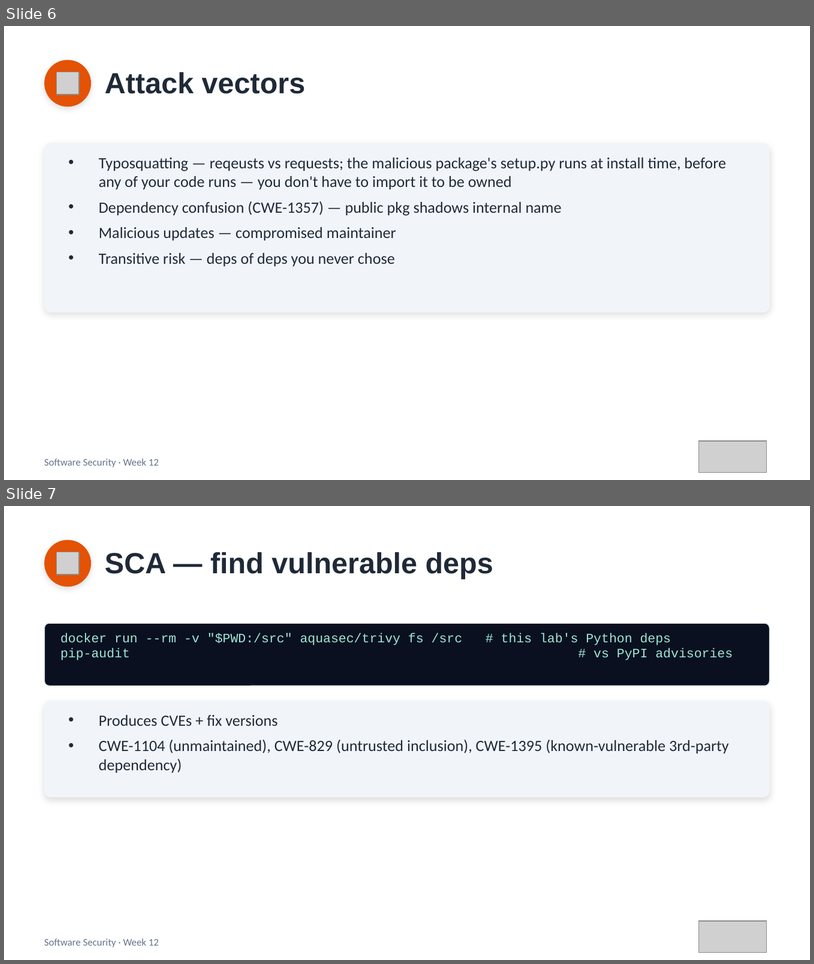
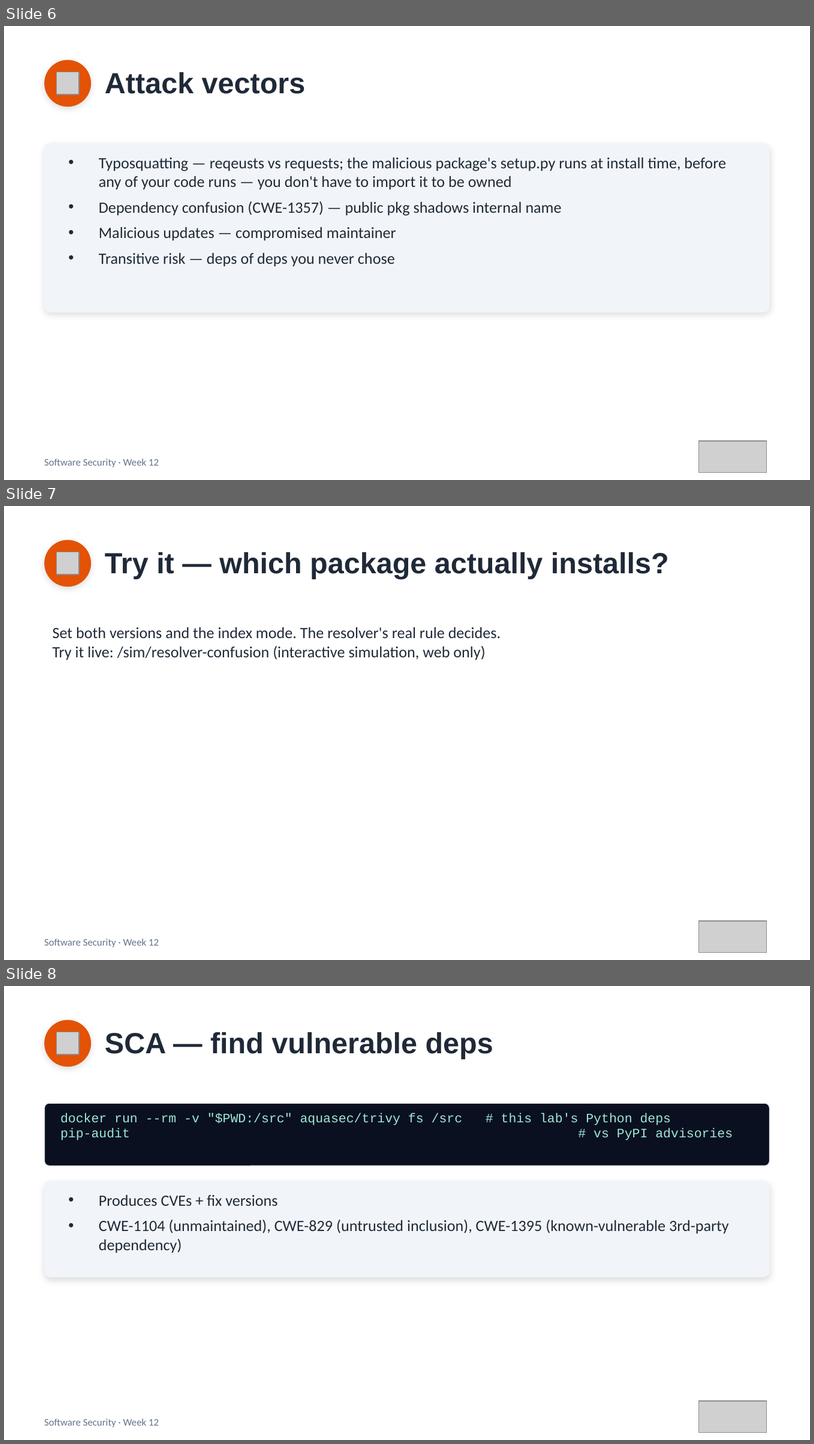
Before and after one commit to 6531503085Sutapat/software-security, a slide deck: slides/pptx/week12.pptx. Shown one above the other, each under a label of ours: slides 6 and 7 before the commit, slides 6, 7 and 8 after it. The pictures are 814x964 and 814x1444 pixels, drawn with LibreOffice and Linux fonts; fonts in the diff are those of the drawing; grey boxes stand for pictures. Boxes give left, top, right and bottom in pixels: in the first picture for what was removed or moved away, otherwise in the second. Text is boxed around its words. In the diff, an @@ line names an element or a change of style, - is before the commit and + after.

```diff
--- a/slides/pptx/week12.pptx
+++ b/slides/pptx/week12.pptx
@@ slide 7 added at (x1=4, y1=506, x2=810, y2=960), background #FFFFFF @@
@@ ellipse added at (x1=44, y1=540, x2=91, y2=586), fill #E35205 @@
@@ picture added at (x1=56, y1=552, x2=79, y2=574) @@
@@ text added at (x1=105, y1=552, x2=669, y2=579), 26 pt, text #1F2937, bold @@
+Try it — which package actually installs?
@@ text added at (x1=53, y1=627, x2=501, y2=660), 14 pt, text #1F2937 @@
+Set both versions and the index mode. The resolver's real rule decides.
+Try it live: /sim/resolver-confusion (interactive simulation, web only)
@@ picture added at (x1=699, y1=921, x2=767, y2=952) @@
@@ text added at (x1=44, y1=938, x2=159, y2=947), 9 pt, text #64748B @@
+Software Security · Week 12
@@ what was slide 7 is now slide 8 @@
```
Also in this commit, not shown: 1 other slide added, 5 other files.
